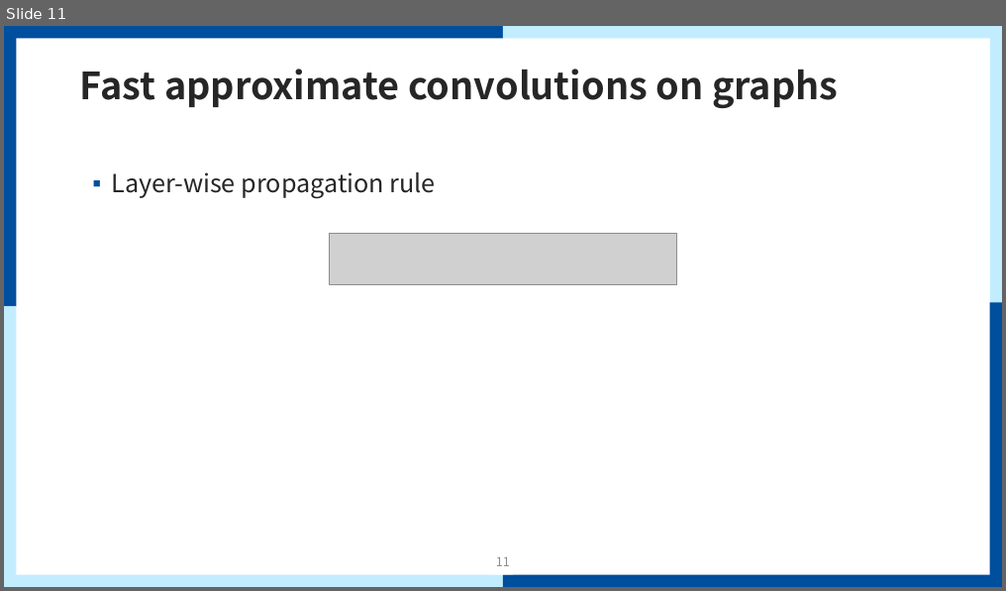
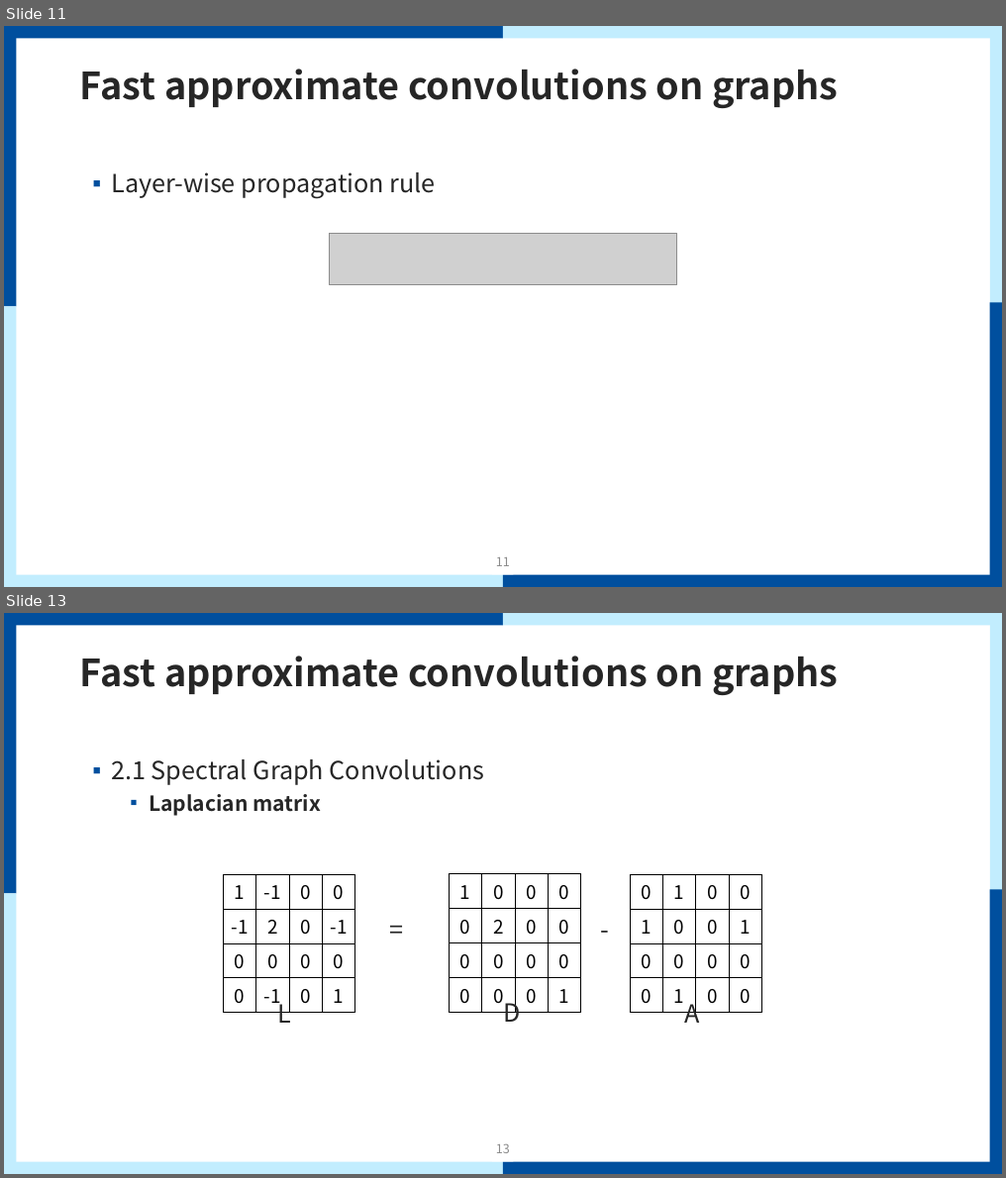
Before and after one commit to mmvv11/GraduateStudies, a slide deck: papers/review/GCN Review.pptx. Shown one above the other, each under a label of ours: slide 11 before the commit, slides 11 and 13 after it; the slides between them are not shown. The pictures are 1006x591 and 1006x1178 pixels, drawn with LibreOffice and Linux fonts; fonts in the diff are those of the drawing; grey boxes stand for pictures; background and template pictures are left out. Boxes give left, top, right and bottom in pixels: in the first picture for what was removed or moved away, otherwise in the second. Text is boxed around its words. In the diff, an @@ line names an element or a change of style, - is before the commit and + after.

Commit message:
GCN 리뷰 작업, laplacian quadratic

```diff
--- a/papers/review/GCN Review.pptx
+++ b/papers/review/GCN Review.pptx
@@ slide 13 added at [4, 613, 1002, 1174], background #FFFFFF; not listed: 9 template elements that a slide beside it also shows @@
@@ title added at [80, 656, 838, 695], 36 pt, text #262626, bold @@
+Fast approximate convolutions on graphs
@@ text added at [111, 760, 484, 816], 24 pt, text #262626 @@
+▪ 2.1 Spectral Graph Convolutions
+  ▪ Laplacian matrix
@@ table added at [224, 874, 355, 1013], 4 rows, 4 columns @@
+1 | -1 | 0 | 0
+-1 | 2 | 0 | -1
+0 | 0 | 0 | 0
+0 | -1 | 0 | 1
@@ table added at [449, 874, 580, 1008], 4 rows, 4 columns @@
+1 | 0 | 0 | 0
+0 | 2 | 0 | 0
+0 | 0 | 0 | 0
+0 | 0 | 0 | 1
@@ table added at [630, 874, 761, 1008], 4 rows, 4 columns @@
+0 | 1 | 0 | 0
+1 | 0 | 0 | 1
+0 | 0 | 0 | 0
+0 | 1 | 0 | 0
@@ text added at [382, 910, 426, 959], 24 pt, text #262626 @@
+=
@@ text added at [594, 910, 638, 959], 24 pt, text #262626 @@
+-
@@ text added at [277, 997, 291, 1023], 24 pt, text #262626 @@
+L
@@ text added at [503, 996, 520, 1022], 24 pt, text #262626 @@
+D
@@ text added at [685, 997, 700, 1023], 24 pt, text #262626 @@
+A
@@ page number added at [496, 1145, 510, 1154], 12 pt, text #8C8C8C @@
+13
```
Also in this commit, not shown: 3 other slides added, 1 other file.
